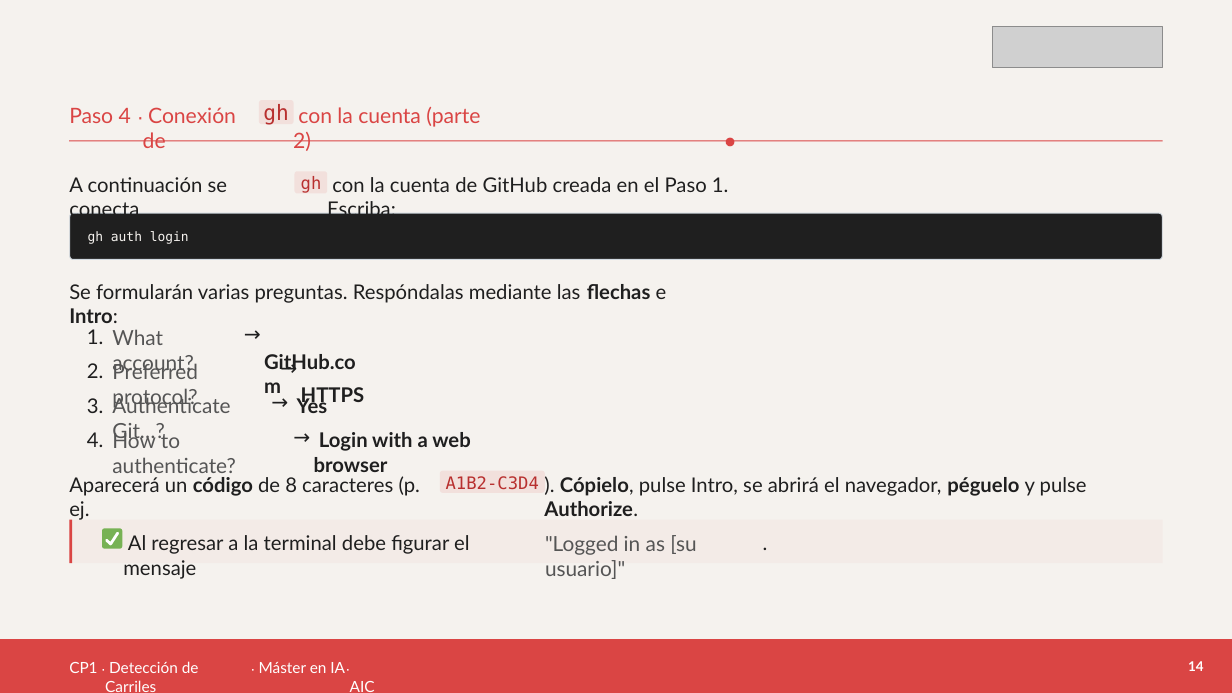
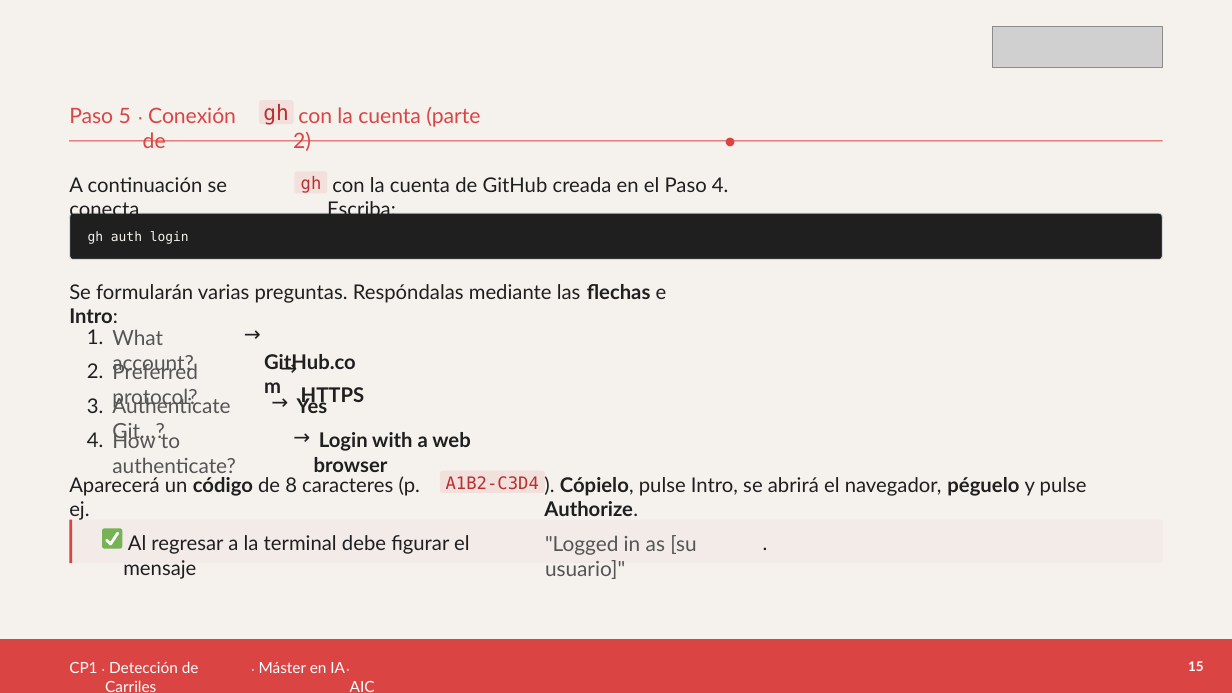
Before and after one commit to codx-digital/master-ia-practicas, a slide deck: slide 15 of CP1-carriles/rendered/CP1-dosier-alumno.pptx (slide 14 before the commit). Drawn at 1232x693 pixels with LibreOffice and Linux fonts; fonts in the diff are those of the drawing; grey boxes stand for pictures. Boxes give left, top, right and bottom in pixels: in the first picture for what was removed or moved away, otherwise in the second. Text is boxed around its words. In the diff, an @@ line names an element or a change of style, - is before the commit and + after.

```diff
--- a/CP1-carriles/rendered/CP1-dosier-alumno.pptx
+++ b/CP1-carriles/rendered/CP1-dosier-alumno.pptx
@@ text at [69, 108, 131, 123]: text changed @@
-Paso 4
+Paso 5
@@ text at [332, 177, 729, 192]: text changed @@
-con la cuenta de GitHub creada en el Paso 1. Escriba:
+con la cuenta de GitHub creada en el Paso 4. Escriba:
@@ text at [1188, 661, 1204, 671]: text changed @@
-14
+15
```
Also in this commit, not shown: 28 other slides changed, 1 slide added, 3 other files.
